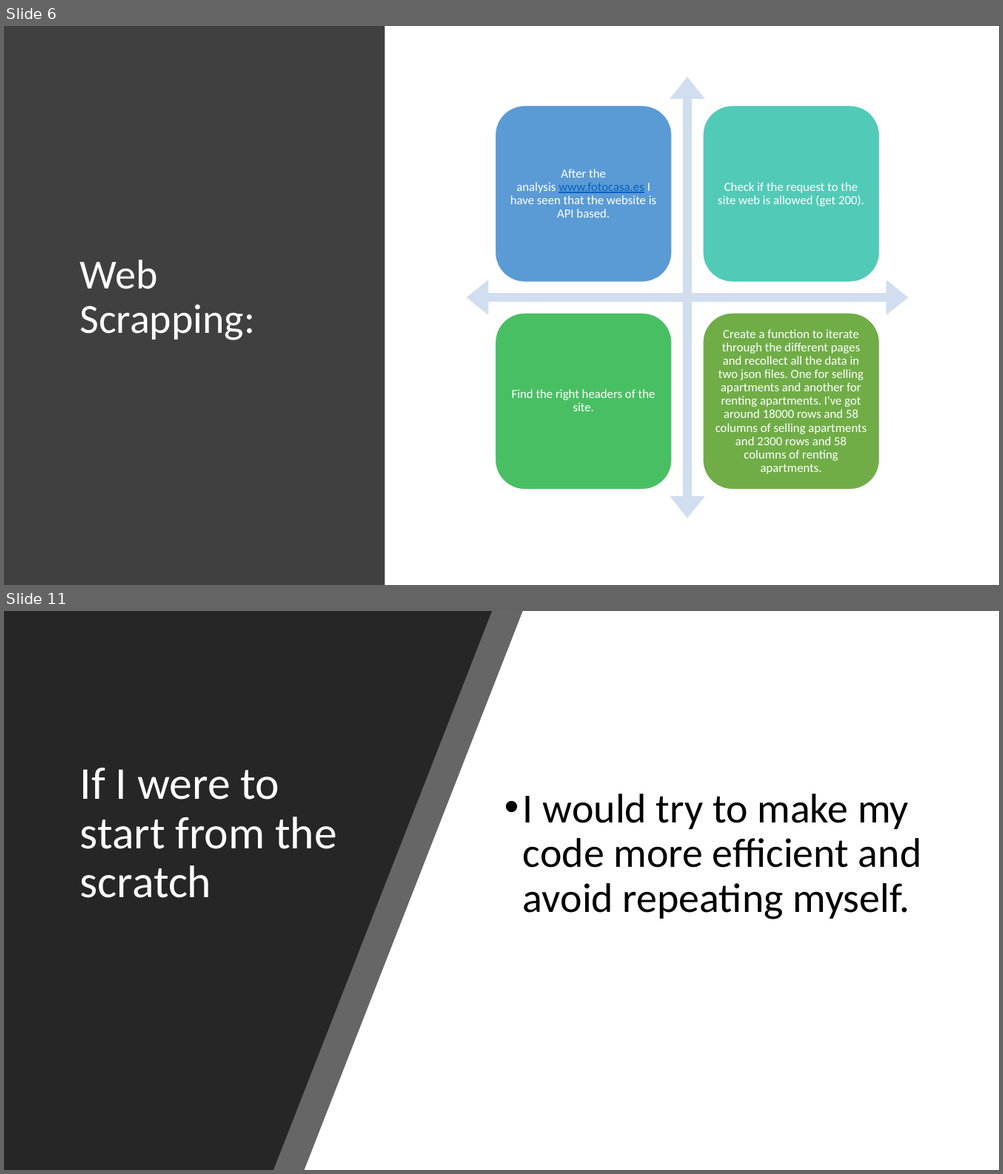
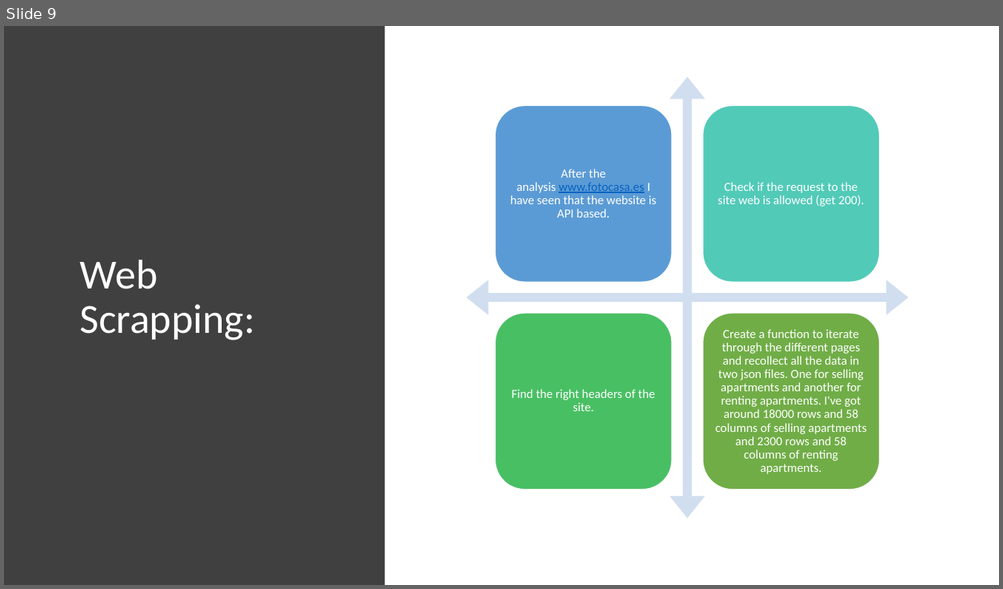
Before and after one commit to isra-st/NewPoPUpStore, a slide deck: New PopUpStore.pptx. Shown one above the other, each under a label of ours: slides 6 and 11 before the commit, slide 9 after it; the slides between them are not shown. The pictures are 1003x1174 and 1003x589 pixels, drawn with LibreOffice and Linux fonts; fonts in the diff are those of the drawing. Boxes give left, top, right and bottom in pixels: in the first picture for what was removed or moved away, otherwise in the second. Text is boxed around its words. In the diff, an @@ line names an element or a change of style, - is before the commit and + after.

```diff
--- a/New PopUpStore.pptx
+++ b/New PopUpStore.pptx
@@ slide 11 removed at [4, 611, 999, 1170], background #000000 @@
@@ rectangle removed at [4, 611, 999, 1170] @@
@@ freeform shape removed at [4, 611, 523, 1170] @@
@@ freeform shape removed at [4, 611, 492, 1170] @@
@@ title removed at [80, 768, 337, 898] @@
-If I were to start from the scratch
@@ text removed at [523, 794, 922, 920] @@
-• I would try to make my code more efficient and avoid repeating myself.
@@ what was slide 6 is now slide 9 @@
```
Also in this commit, not shown: 4 slides changed, 1 slide added, 6 other slides removed.
